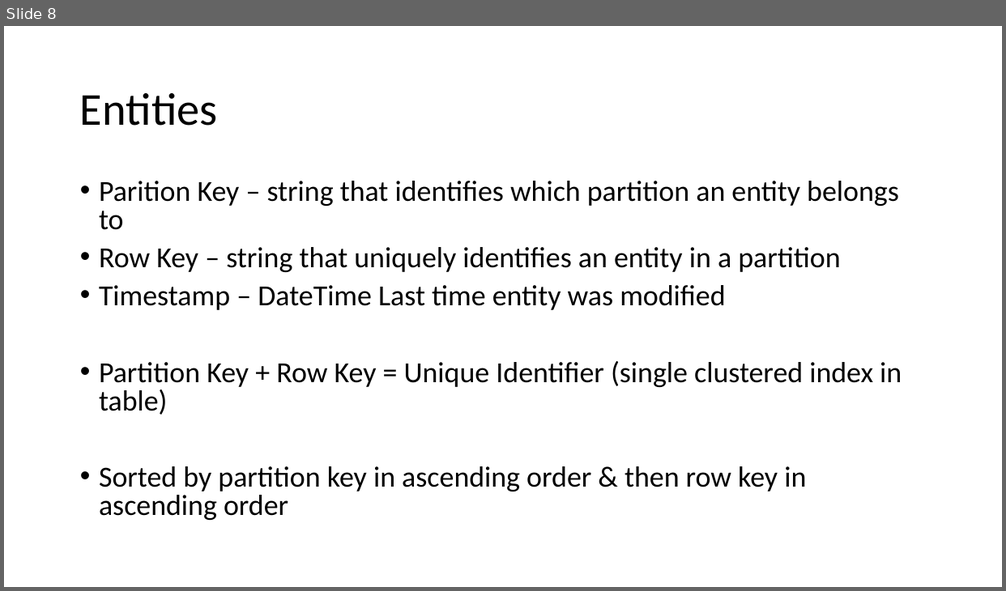
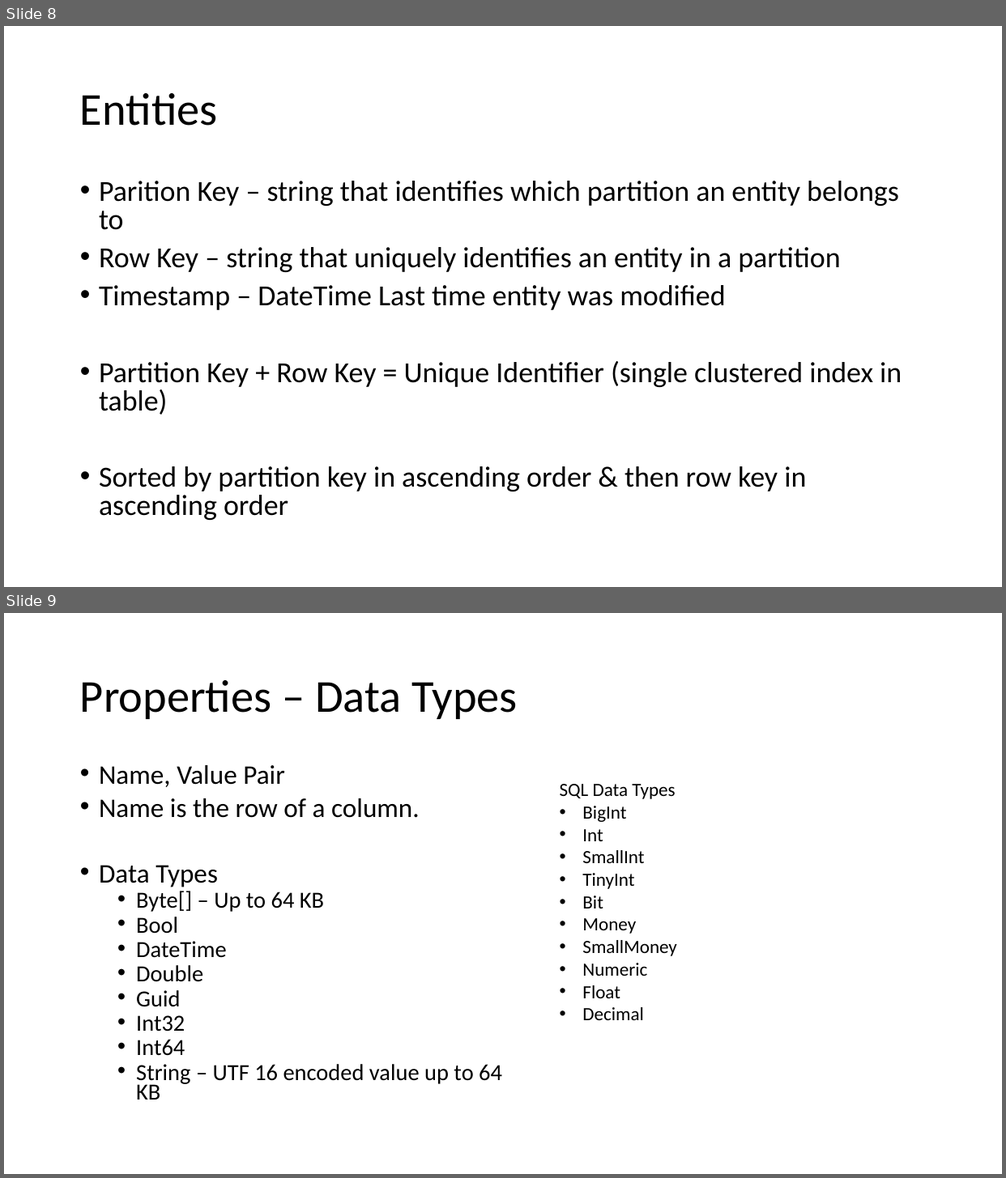
Before and after one commit to CaitieM20/DotNetConf, a slide deck: Patterns & Best Practices For Moving From RDBMS to Azure Storage.pptx. Shown one above the other, each under a label of ours: slide 8 before the commit, slides 8 and 9 after it. The pictures are 1006x591 and 1006x1178 pixels, drawn with LibreOffice and Linux fonts; fonts in the diff are those of the drawing. Boxes give left, top, right and bottom in pixels: in the first picture for what was removed or moved away, otherwise in the second. Text is boxed around its words. In the diff, an @@ line names an element or a change of style, - is before the commit and + after.

```diff
--- a/Patterns & Best Practices For Moving From RDBMS to Azure Storage.pptx
+++ b/Patterns & Best Practices For Moving From RDBMS to Azure Storage.pptx
@@ slide 9 added at box(4, 613, 1002, 1174), background #FFFFFF @@
@@ title added at box(80, 680, 517, 719), 44 pt, text #000000 @@
+Properties – Data Types
@@ text added at box(99, 765, 502, 1100), 22.2 pt, text #000000 @@
+• Name, Value Pair
+• Name is the row of a column.
+• Data Types
+  • Byte[] – Up to 64 KB
+  • Bool
+  • DateTime
+  • Double
+  • Guid
+  • Int32
+  • Int64
+  • String – UTF 16 encoded value up to 64 KB
@@ text added at box(560, 784, 676, 1020), 18 pt, text #000000 @@
+SQL Data Types
+• BigInt
+• Int
+• SmallInt
+• TinyInt
+• Bit
+• Money
+• SmallMoney
+• Numeric
+• Float
+• Decimal
```
Also in this commit, not shown: 18 other slides added.
